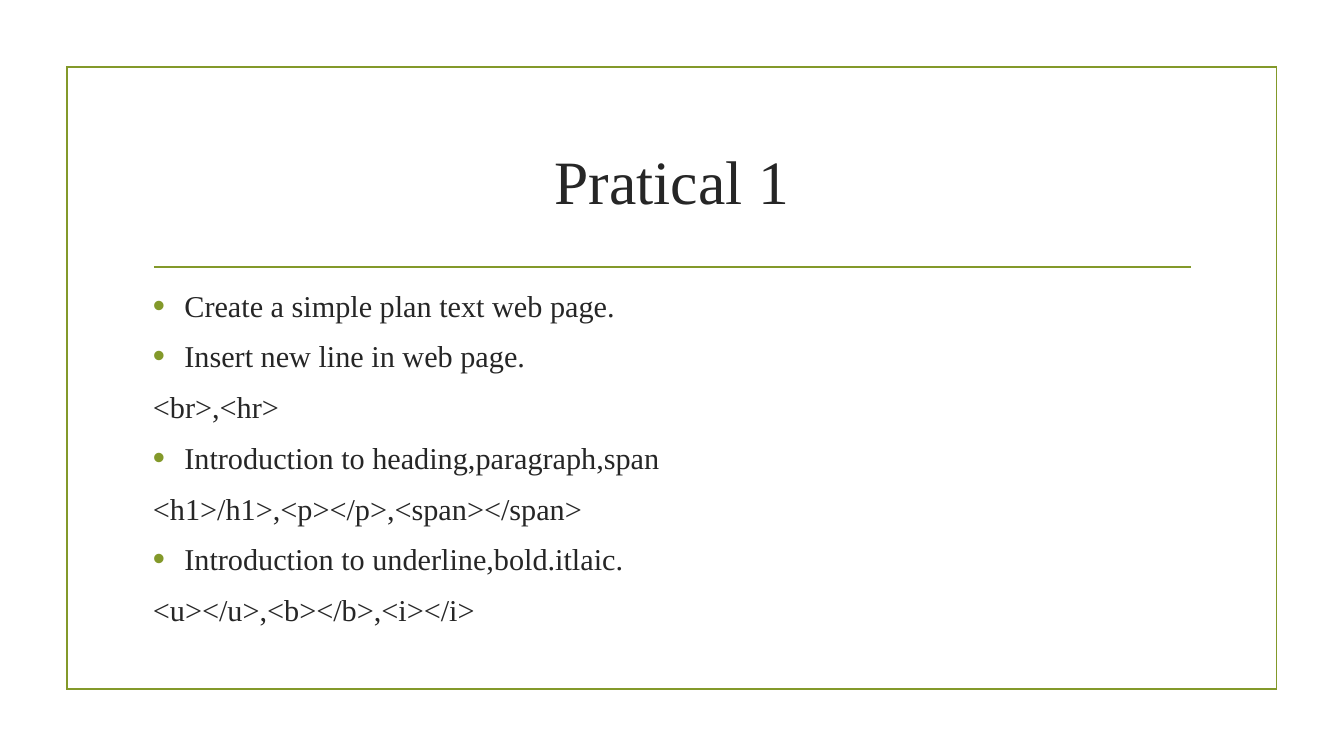
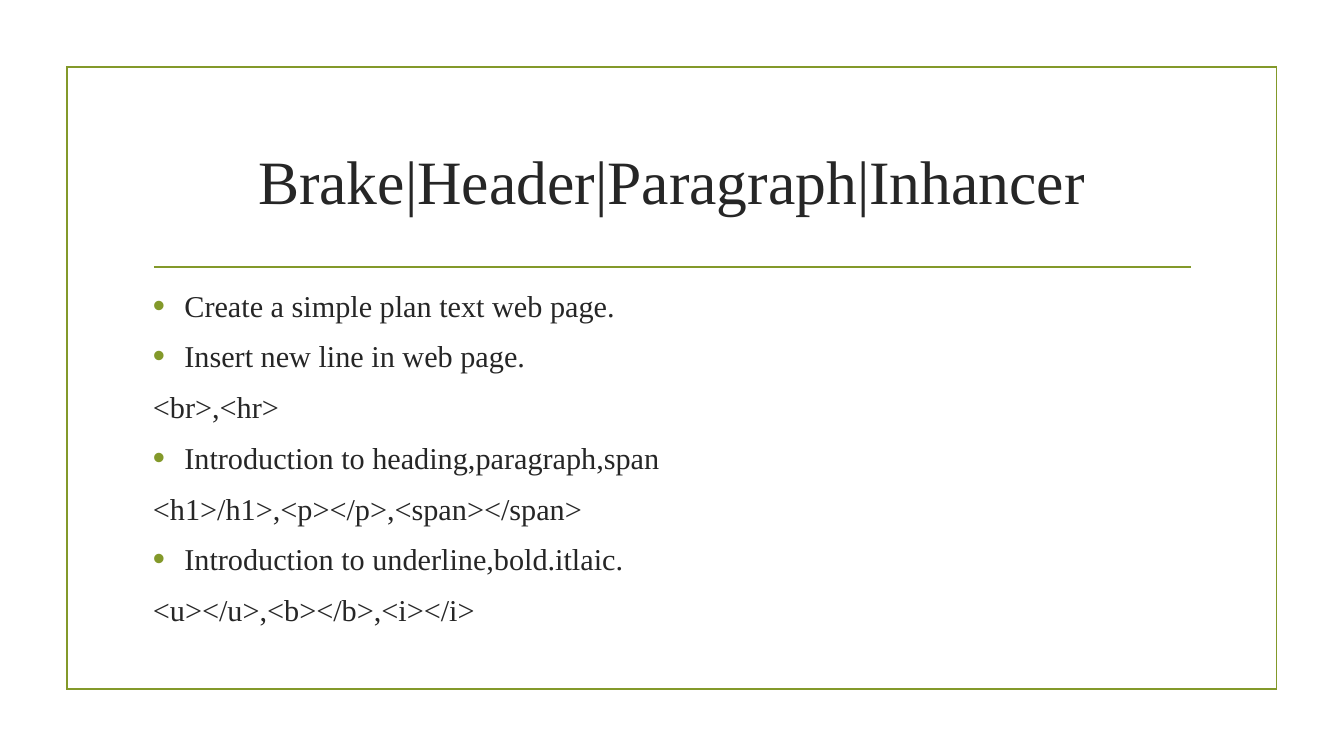
Before and after one commit to sagarshrestha81/FED, a slide deck: slide 15 of HTML.pptx (slide 14 before the commit). Drawn at 1344x756 pixels with LibreOffice and Linux fonts; fonts in the diff are those of the drawing; background and template pictures are left out. Boxes give left, top, right and bottom in pixels: in the first picture for what was removed or moved away, otherwise in the second. Text is boxed around its words. In the diff, an @@ line names an element or a change of style, - is before the commit and + after.

```diff
--- a/HTML.pptx
+++ b/HTML.pptx
@@ title at <box>258,161,1085,216</box>: text changed @@
-Pratical 1
+Brake|Header|Paragraph|Inhancer
```
Also in this commit, not shown: 19 other slides changed, 4 slides added, 5 slides removed, 4 other files.
